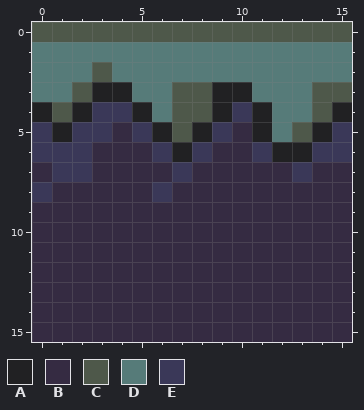
Edited in one commit: pixel-art file (data/imgs/animations/ground.ase). That is the earlier state.
16x16 pixels, 1 frame.
Palette (. is transparent): A #212123  B #352b42  C #4e584a  D #567b79  E #3a3858
Now the later version:
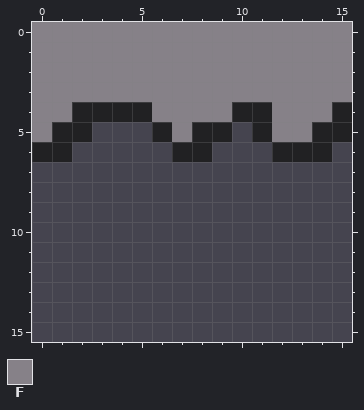
Colours new in this view: F #868188
From old to new:
@@ palette @@
-B #352b42
+B #45444f
@@ x 0..15 @@
- 0 CCCCCCCCCCCCCCCC
- 1 DDDDDDDDDDDDDDDD
- 2 DDDCDDDDDDDDDDDD
- 3 DDCAADDCCAADDDCC
- 4 ACAEEADCCAEADDCA
- 5 EAEEBEACAEBADCAE
- 6 EEEBBBEAEBBEAAEE
- 7 BEEBBBBEBBBBBEBB
- 8 EBBBBBEBBBBBBBBB
+ 0 FFFFFFFFFFFFFFFF
+ 1 FFFFFFFFFFFFFFFF
+ 2 FFFFFFFFFFFFFFFF
+ 3 FFFFFFFFFFFFFFFF
+ 4 FFAAAAFFFFAAFFFA
+ 5 FAABBBAFAABAFFAA
+ 6 AABBBBBAABBBAAAB
+ 7 BBBBBBBBBBBBBBBB
+ 8 BBBBBBBBBBBBBBBB
  9 BBBBBBBBBBBBBBBB
Changed places in both pictures, as pixel boxes (x1, y1, x2, y2):
changed: (32, 22, 352, 342)
